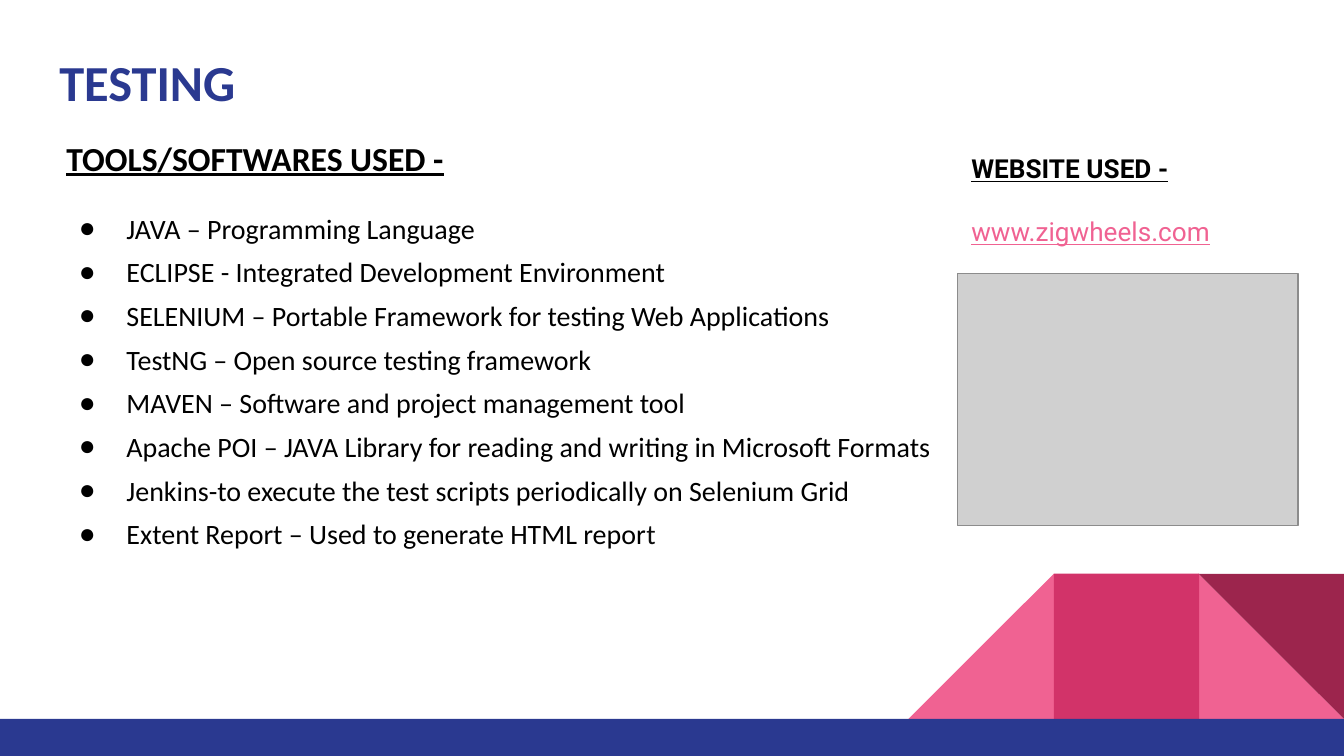
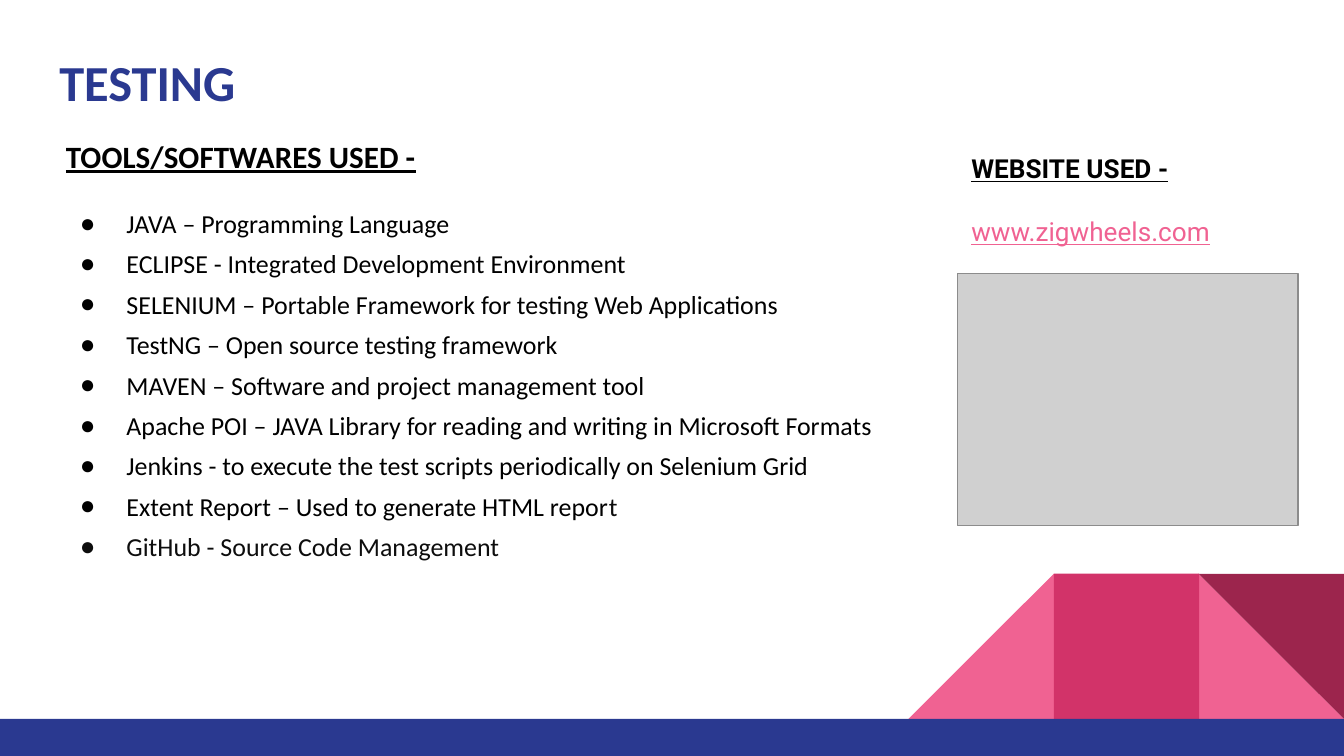
Before and after one commit to pra11chit/Team6_IdentifyNewBikes_Hackathon, a slide deck: slide 3 of Team6_Identify_New_Bikes/Presentation/HACKATHON.pptx. Drawn at 1344x756 pixels with LibreOffice and Linux fonts; fonts in the diff are those of the drawing; grey boxes stand for pictures. Boxes give left, top, right and bottom in pixels: in the first picture for what was removed or moved away, otherwise in the second. Text is boxed around its words. In the diff, an @@ line names an element or a change of style, - is before the commit and + after.

```diff
--- a/Team6_Identify_New_Bikes/Presentation/HACKATHON.pptx
+++ b/Team6_Identify_New_Bikes/Presentation/HACKATHON.pptx
@@ text at [66, 146, 872, 521]: size 18 to 16.6 pt in "TOOLS/SOFTWARES USED -"; size 15 to 13.9 pt in "JAVA – Programming Language", "ECLIPSE - Integrated Development Environment", "SELENIUM – Portable Framework for testing Web ...", "TestNG – Open source testing framework" and 3 more places @@
@@ text at [126, 457, 808, 480]: text changed; size 15 to 13.9 pt @@
-● Jenkins-to execute the test scripts periodically on Selenium Grid
+● Jenkins - to execute the test scripts periodically on Selenium Grid
@@ text at [126, 538, 499, 561]: paragraph added @@
+● GitHub - Source Code Management
```
Also in this commit, not shown: 3 other slides changed, 4 slides added, 3 slides removed, 23 other files.
